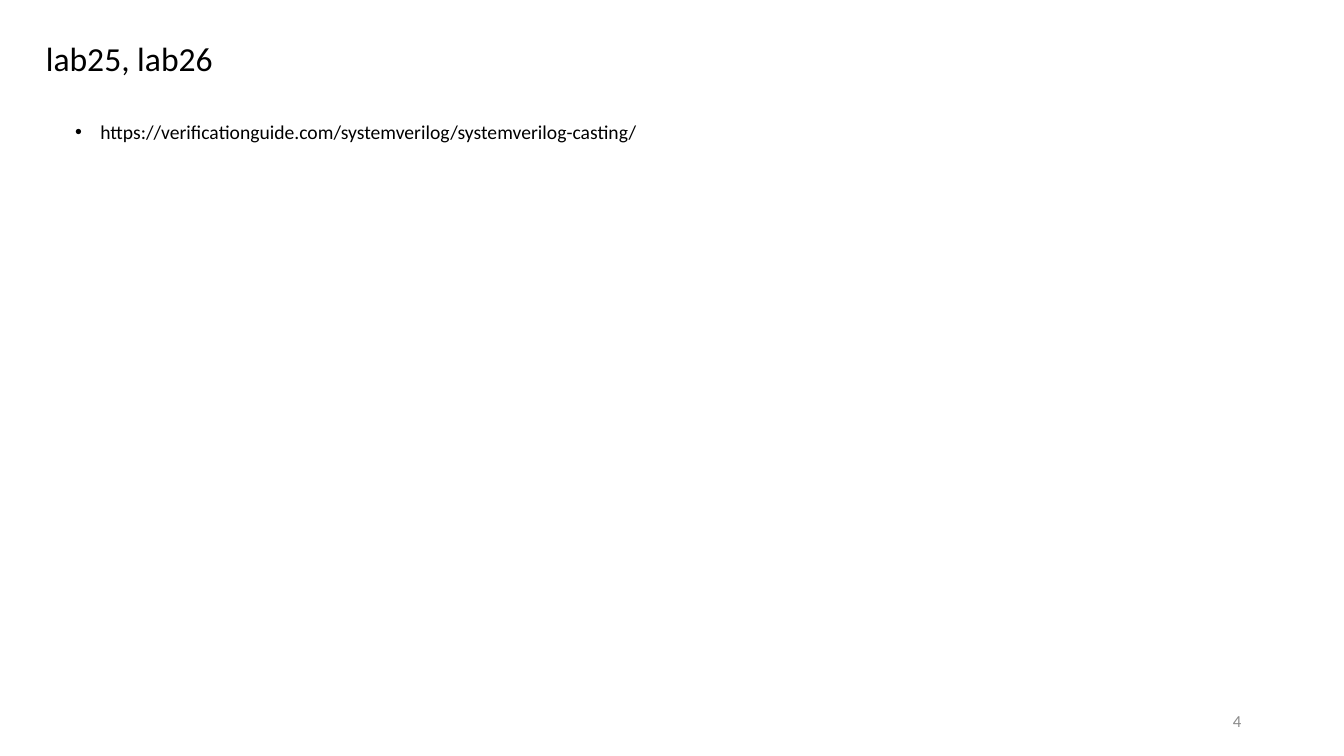
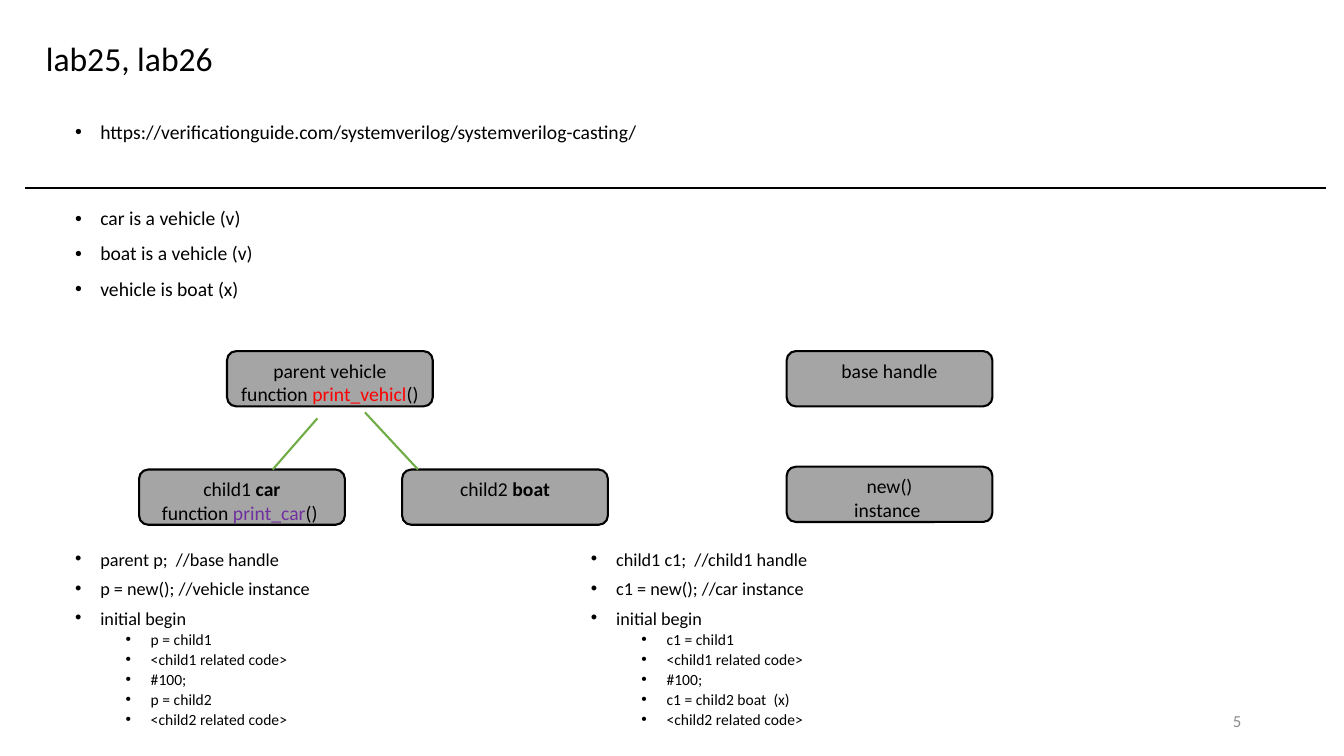
Before and after one commit to r06942072/study_sv, a slide deck: slide 5 of note.pptx (slide 4 before the commit). Drawn at 1344x756 pixels with LibreOffice and Linux fonts; fonts in the diff are those of the drawing. Boxes give left, top, right and bottom in pixels: in the first picture for what was removed or moved away, otherwise in the second. Text is boxed around its words. In the diff, an @@ line names an element or a change of style, - is before the commit and + after.

```diff
--- a/note.pptx
+++ b/note.pptx
@@ line added from (1326, 189) to (24, 189), #000000 1.5 pt @@
@@ text added at bbox=[100, 211, 253, 299], 14 pt, text #000000 @@
+• car is a vehicle (v)
+• boat is a vehicle (v)
+• vehicle is boat (x)
@@ rounded rectangle added at bbox=[227, 351, 433, 406], fill #A5A5A5, outline #000000 1.5 pt, 14 pt, text #000000 @@
+parent vehicle
+function print_vehicl()
@@ rounded rectangle added at bbox=[786, 351, 992, 406], fill #A5A5A5, outline #000000 1.5 pt, 14 pt, text #000000 @@
+base handle
@@ line added from (318, 418) to (273, 470), #70AD47 1.5 pt @@
@@ line added from (365, 412) to (418, 470), #70AD47 1.5 pt @@
@@ rounded rectangle added at bbox=[139, 470, 345, 525], fill #A5A5A5, outline #000000 1.5 pt, 14 pt, text #000000 @@
+child1 car
+function print_car()
@@ rounded rectangle added at bbox=[402, 470, 608, 525], fill #A5A5A5, outline #000000 1.5 pt, 14 pt, text #000000 @@
+child2 boat
@@ rounded rectangle added at bbox=[786, 467, 992, 522], fill #A5A5A5, outline #000000 1.5 pt, 14 pt, text #000000 @@
+new()
+instance
@@ text added at bbox=[100, 553, 309, 725], 11.1 pt, text #000000 @@
+• parent p; //base handle
+• p = new(); //vehicle instance
+• initial begin
+  • p = child1
+  • <child1 related code>
+  • #100;
+  • p = child2
+  • <child2 related code>
@@ text added at bbox=[616, 553, 808, 725], 11.1 pt, text #000000 @@
+• child1 c1; //child1 handle
+• c1 = new(); //car instance
+• initial begin
+  • c1 = child1
+  • <child1 related code>
+  • #100;
+  • c1 = child2 boat (x)
+  • <child2 related code>
@@ page number at bbox=[1233, 716, 1241, 727]: text changed @@
-4
+5
```
Also in this commit, not shown: 2 other slides changed, 2 slides added, 1 slide removed, 6 other files.
